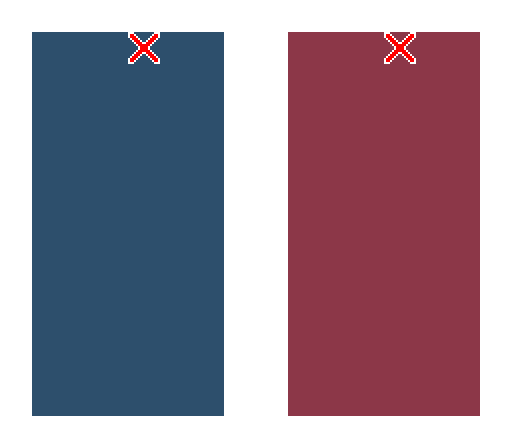
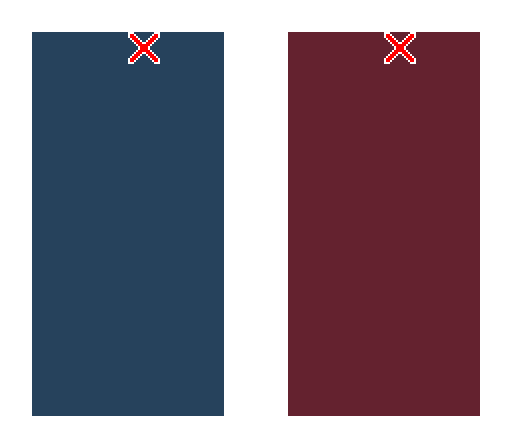
Layer changes from the first (512, 448) image to the second:
painted on "レイヤー 3" over [288, 32, 480, 416]
painted on "レイヤー 2" over [32, 32, 224, 416]
